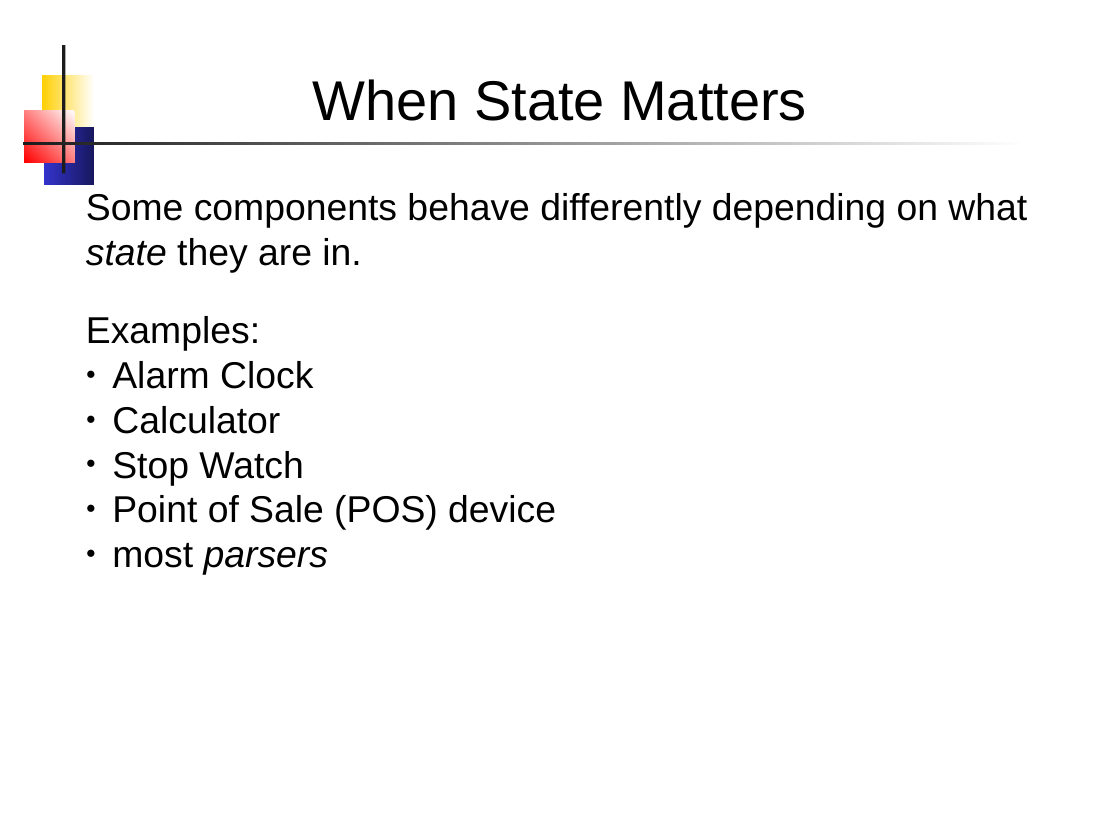
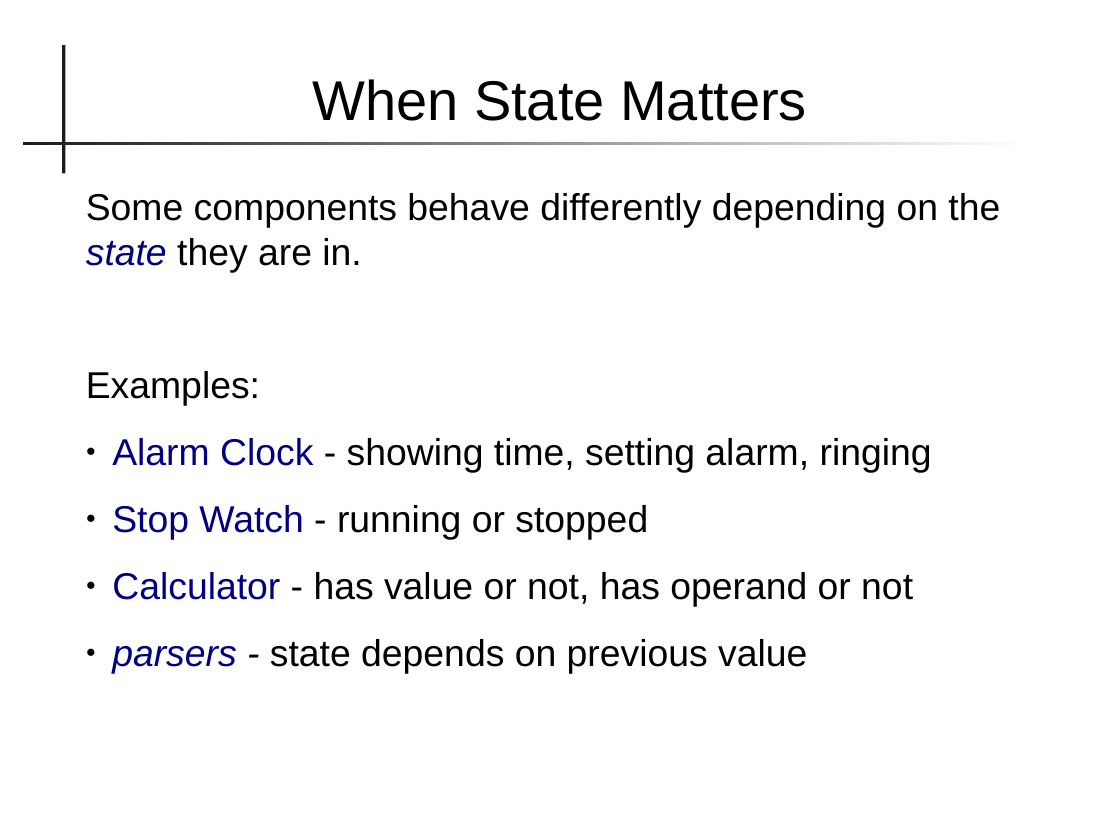
Before and after one commit to skeoop/skeoop.github.io, a slide deck: slide 2 of topics/State-Machine.pptx. Drawn at 1120x840 pixels with LibreOffice and Linux fonts; fonts in the diff are those of the drawing. Boxes give left, top, right and bottom in pixels: in the first picture for what was removed or moved away, otherwise in the second. Text is boxed around its words. In the diff, an @@ line names an element or a change of style, - is before the commit and + after.

Commit message:
Update files on state machine

```diff
--- a/topics/State-Machine.pptx
+++ b/topics/State-Machine.pptx
@@ rectangle removed at bbox=[41, 75, 94, 133] @@
@@ rectangle removed at bbox=[25, 111, 75, 162] @@
@@ rectangle removed at bbox=[44, 128, 94, 186] @@
@@ text at bbox=[86, 193, 1000, 272]: text changed @@
-Some components behave differently depending on what state they are in.
+Some components behave differently depending on the state they are in.
@@ text at bbox=[86, 371, 260, 406]: more space between paragraphs @@
@@ text at bbox=[112, 438, 932, 673]: text changed @@
-● Alarm Clock
-● Calculator
-● Stop Watch
-● Point of Sale (POS) device
-● most parsers
+● Alarm Clock - showing time, setting alarm, ringing
+● Stop Watch - running or stopped
+● Calculator - has value or not, has operand or not
+● parsers - state depends on previous value
```
Also in this commit, not shown: 20 other slides changed, 9 slides added, 3 slides removed, 7 other files.
